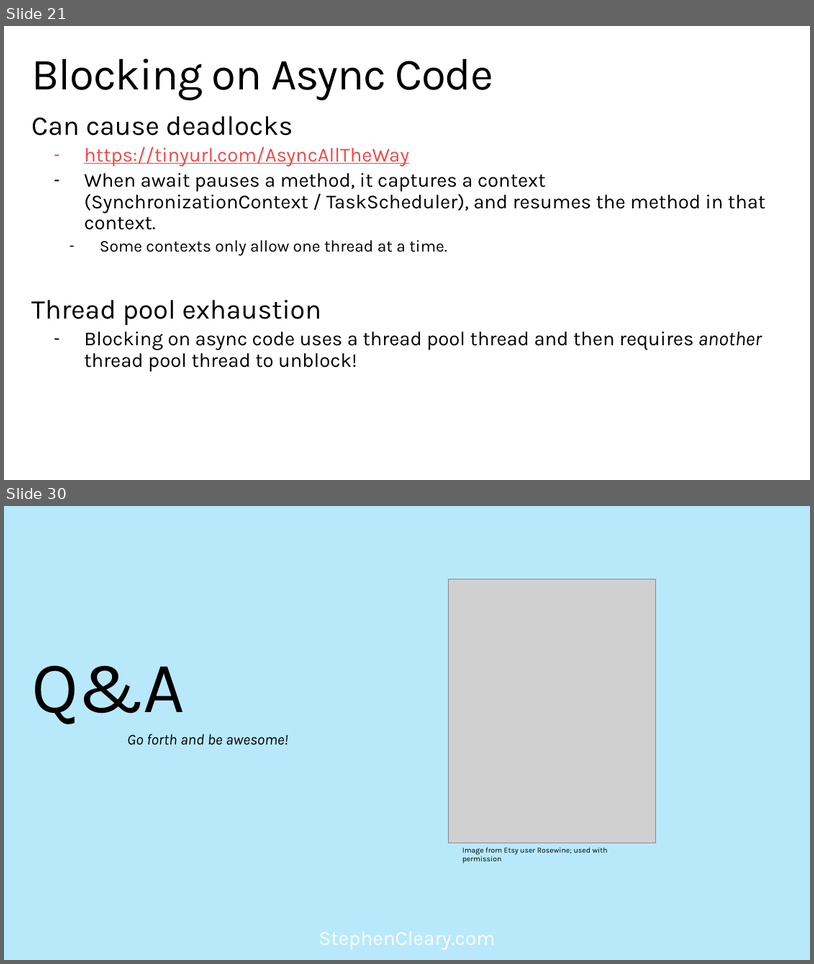
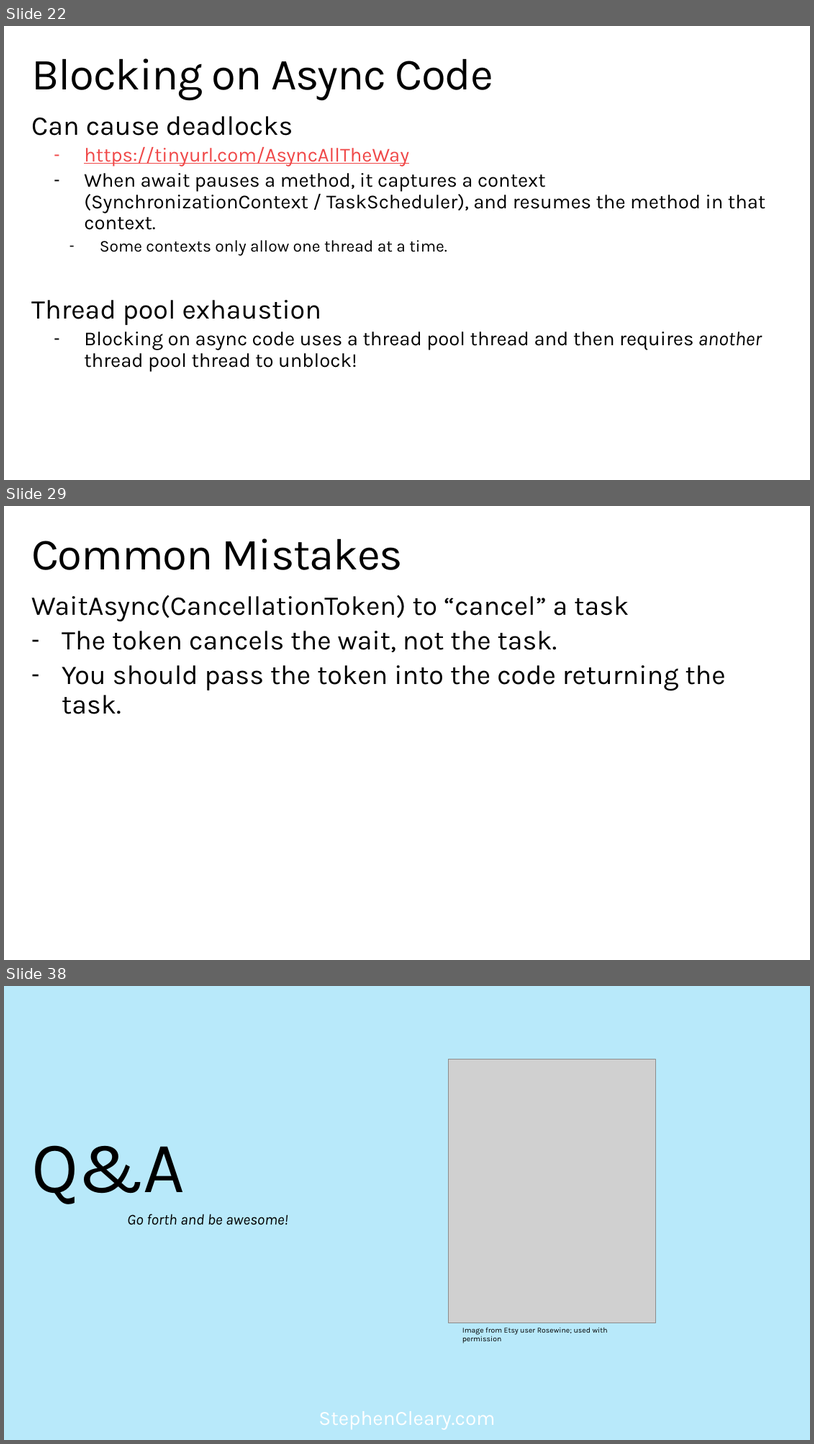
Before and after one commit to StephenCleary/Presentations, a slide deck: Async Pitfalls/Async Pitfalls.pptx. Shown one above the other, each under a label of ours: slides 21 and 30 before the commit, slides 22, 29 and 38 after it; the slides between them are not shown. The pictures are 814x964 and 814x1444 pixels, drawn with LibreOffice and Linux fonts; fonts in the diff are those of the drawing; grey boxes stand for pictures; background and template pictures are left out. Boxes give left, top, right and bottom in pixels: in the first picture for what was removed or moved away, otherwise in the second. Text is boxed around its words. In the diff, an @@ line names an element or a change of style, - is before the commit and + after.

```diff
--- a/Async Pitfalls/Async Pitfalls.pptx
+++ b/Async Pitfalls/Async Pitfalls.pptx
@@ slide 29 added at bbox=[4, 506, 810, 960], background picture (left out); not listed: 1 template element that a slide beside it also shows @@
@@ title added at bbox=[31, 538, 403, 570], 52.9 pt, text #000000 @@
+Common Mistakes
@@ text added at bbox=[31, 595, 726, 691], 32.4 pt, text #000000 @@
+WaitAsync(CancellationToken) to “cancel” a task
+– The token cancels the wait, not the task.
+– You should pass the token into the code returning the task.
@@ what was slide 21 is now slide 22 @@
@@ what was slide 30 is now slide 38 @@
```
Also in this commit, not shown: 7 slides changed, 15 other slides added, 8 slides removed, 4 other files.
